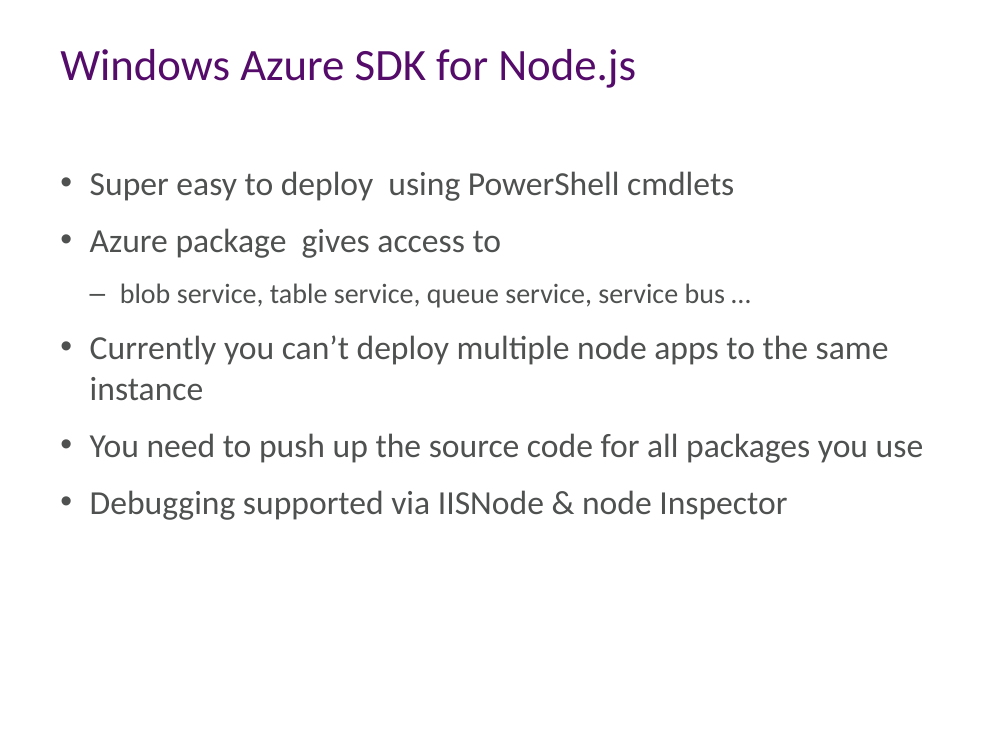
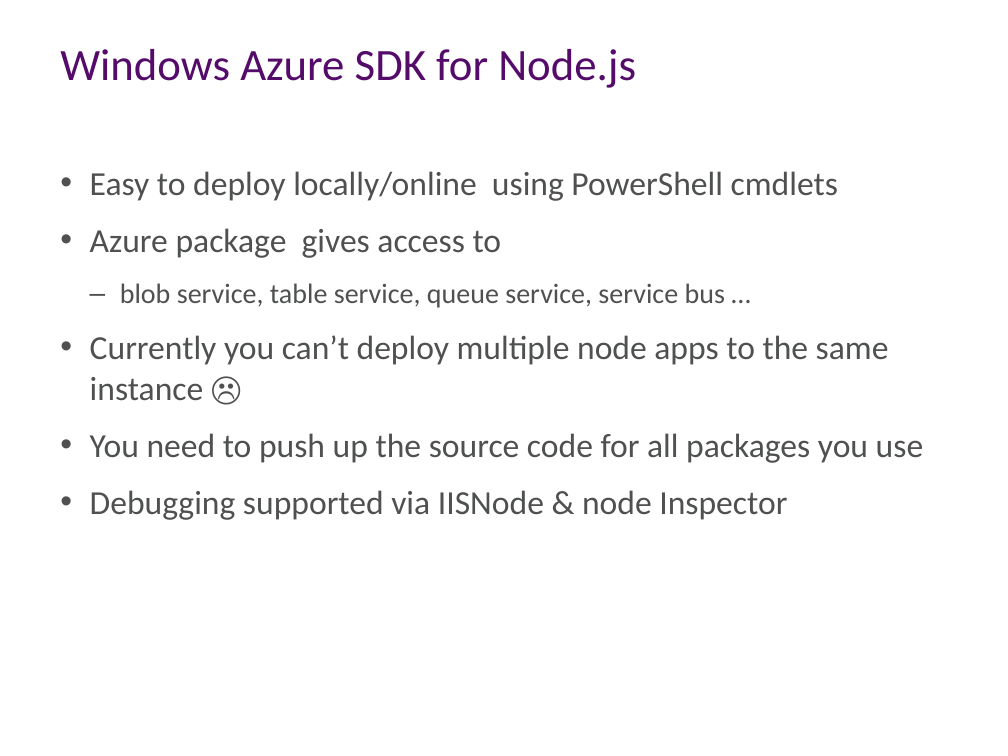
Before and after one commit to aidancasey/AzureNodeChatClient, a slide deck: slide 15 of presentation/Building Node.js Applications on Windows Azure.pptx. Drawn at 1008x756 pixels with LibreOffice and Linux fonts; fonts in the diff are those of the drawing; background and template pictures are left out. Boxes give left, top, right and bottom in pixels: in the first picture for what was removed or moved away, otherwise in the second. Text is boxed around its words. In the diff, an @@ line names an element or a change of style, - is before the commit and + after.

```diff
--- a/presentation/Building Node.js Applications on Windows Azure.pptx
+++ b/presentation/Building Node.js Applications on Windows Azure.pptx
@@ text at box(90, 171, 838, 201): text changed @@
-• Super easy to deploy using PowerShell cmdlets
+• Easy to deploy locally/online using PowerShell cmdlets
@@ text at box(90, 335, 889, 401): text changed @@
-• Currently you can’t deploy multiple node apps to the same instance
+• Currently you can’t deploy multiple node apps to the same instance ☹
```
Also in this commit, not shown: 9 other slides changed.
